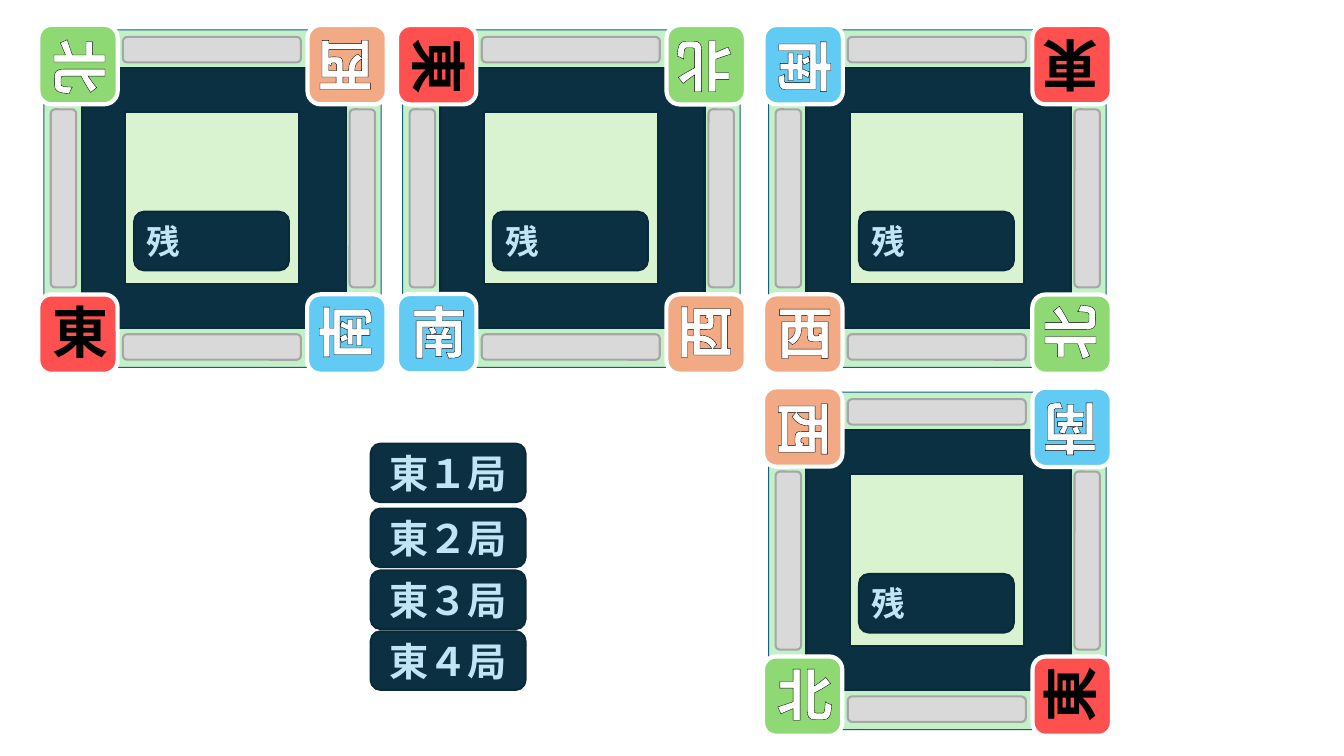
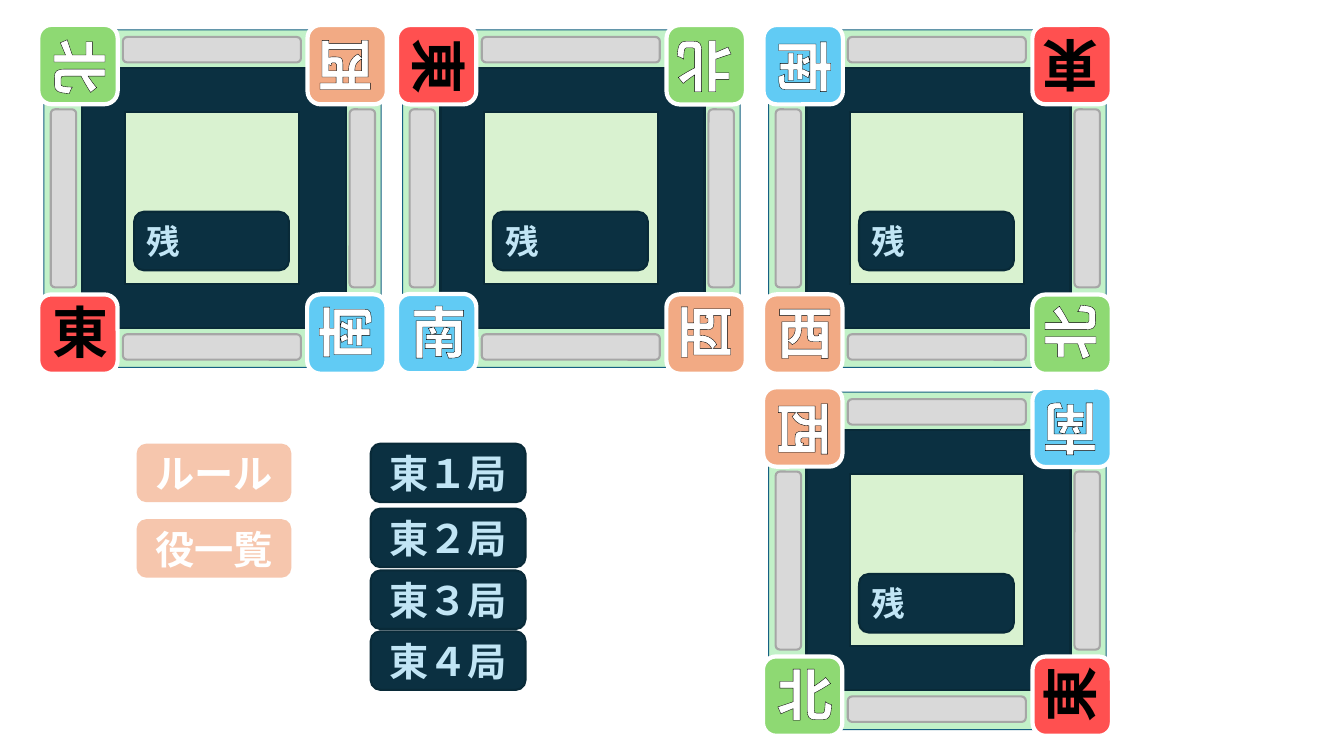
Before and after one commit to dan0228/mahjong-vue-app, a slide deck: slide 2 of public/assets/images/図作成用.pptx. Drawn at 1344x756 pixels with LibreOffice and Linux fonts; fonts in the diff are those of the drawing. Boxes give left, top, right and bottom in pixels: in the first picture for what was removed or moved away, otherwise in the second. Text is boxed around its words. In the diff, an @@ line names an element or a change of style, - is before the commit and + after.

```diff
--- a/public/assets/images/図作成用.pptx
+++ b/public/assets/images/図作成用.pptx
@@ rounded rectangle added at (137, 444, 292, 502), fill #F6C6AD, 28 pt, text #FFFFFF, bold @@
+ルール
@@ rounded rectangle added at (137, 519, 292, 578), fill #F6C6AD, 28 pt, text #FFFFFF, bold @@
+役一覧
```
Also in this commit, not shown: 1 other slide changed, 28 other files.
